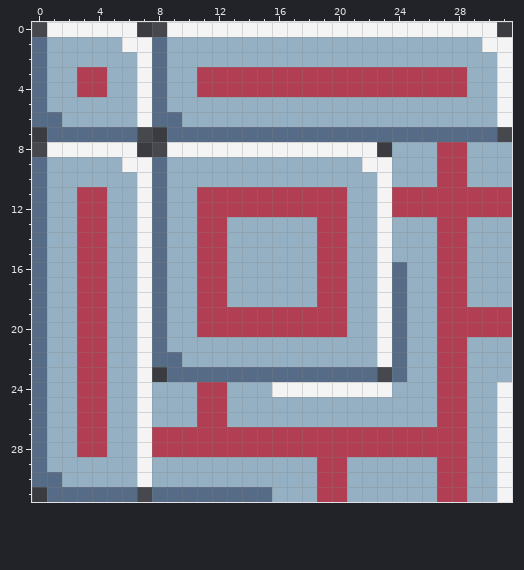
One commit to this pixel-art file: Resources/Sprites/Tiles/template.ase. Above is the file before it was changed.
32x32 pixels, 1 frame.
And afterwards:
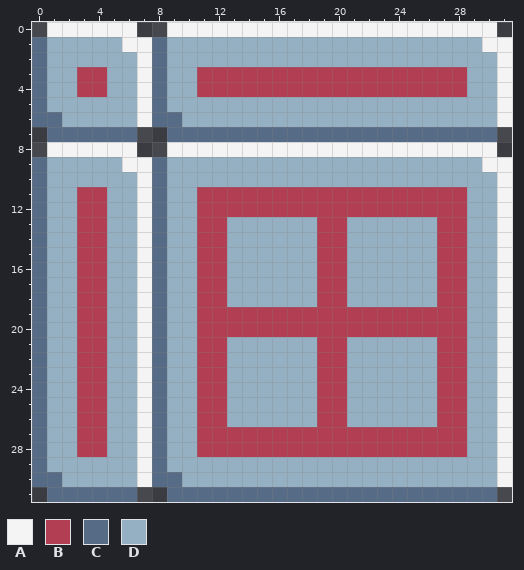
Palette (. is transparent): A #f4f4f4  B #b13e53  C #566c86  D #94b0c2
The author wrote: Resprites + new template (ignored more unity files)
Changes in this commit:
Changed rows in their new state; - is an unchanged pixel.
Layers "Placement layout", "Template":
first column x 8:
 8 ---------------AAAAAAAA.
 9 --------------DD---DD-AA
10 ---------------D---DD--A
11 -------------BBB-----DDA
12 -------------BBB-----DDA
13 ---------------D-------A
14 ---------------D-------A
15 ---------------D-------A
16 ---------------DD------A
17 ---------------DD------A
18 ---------------DD------A
19 -------------BBBBBB--DDA
20 -------------BBBBBB--DDA
21 ---BB------BB--DD------A
22 -D-BB------BB--DD------A
23 CDDBBDDDDDDBBDDDD------A
24 C-------DDDBBDDD--------
25 C----------BB-----------
26 C----------BB-----------
27 CDD---------------------
28 CDD---------------------
29 C----------DD------DD---
30 CC---------DD------DD---
31 .-------CCCCCCCCCCCCCCC.
Pixel boxes of the changes (left, top, right, bottom) in both pictures:
changed: (152, 142, 512, 502)
